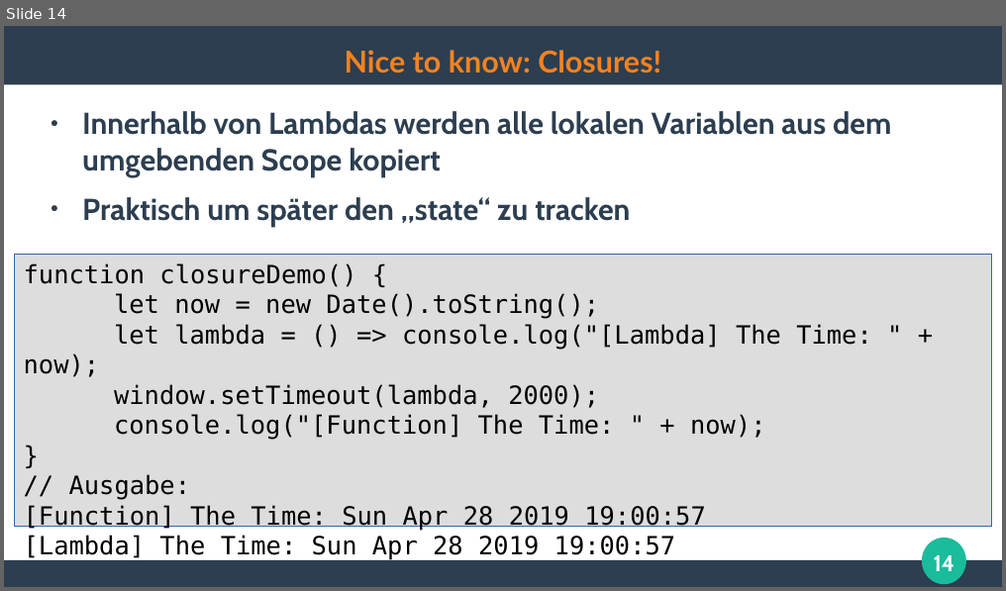
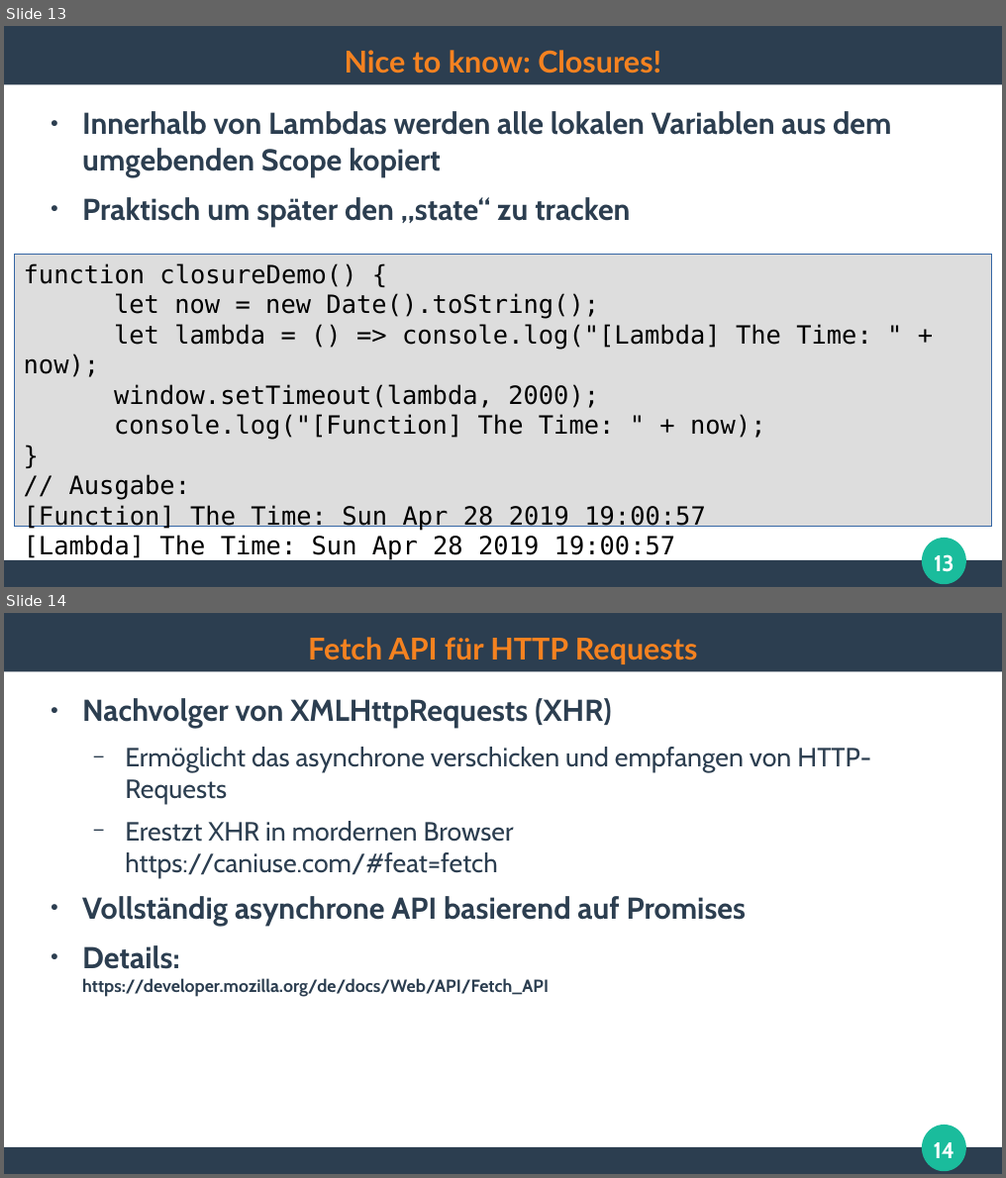
Before and after one commit to ghandmann/HS-AlbSig-WebAnwendungen2, a slide deck: Kapitel/05_Web2.0_AJAX_1x1.odp. Shown one above the other, each under a label of ours: slide 14 before the commit, slides 13 and 14 after it. The pictures are 1006x591 and 1006x1178 pixels, drawn with LibreOffice and Linux fonts; fonts in the diff are those of the drawing. Boxes give left, top, right and bottom in pixels: in the first picture for what was removed or moved away, otherwise in the second. Text is boxed around its words. In the diff, an @@ line names an element or a change of style, - is before the commit and + after.

```diff
--- a/Kapitel/05_Web2.0_AJAX_1x1.odp
+++ b/Kapitel/05_Web2.0_AJAX_1x1.odp
@@ slide 14 added at [4, 613, 1002, 1174], background #FFFFFF; not listed: 3 template elements that a slide beside it also shows @@
@@ title added at [308, 637, 698, 664], 24 pt, text #F58220, bold @@
+Fetch API für HTTP Requests
@@ text added at [82, 698, 871, 997], 21 pt, text #2C3E50, bold @@
+● Nachvolger von XMLHttpRequests (XHR)
+  − Ermöglicht das asynchrone verschicken und empfangen von HTTP-Requests
+  − Erestzt XHR in mordernen Browser
+    https://caniuse.com/#feat=fetch
+● Vollständig asynchrone API basierend auf Promises
+● Details:
+  https://developer.mozilla.org/de/docs/Web/API/Fetch_API
@@ page number added at [934, 1143, 955, 1158], 18 pt, text #FFFFFF, bold @@
+14
@@ what was slide 14 is now slide 13 @@
@@ page number at [934, 555, 954, 572]: text changed @@
-14
+13
```
Also in this commit, not shown: 3 slides changed, 2 other slides added, 1 slide removed, 1 other file.
